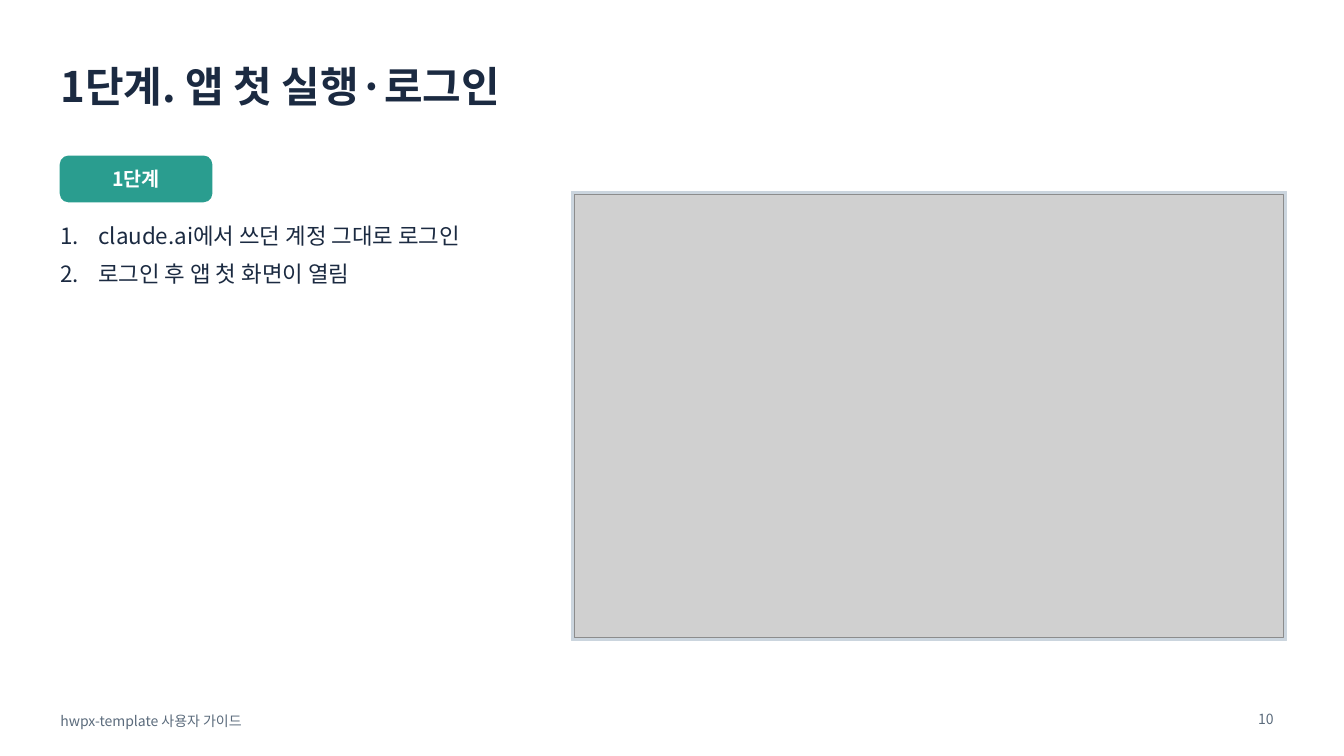
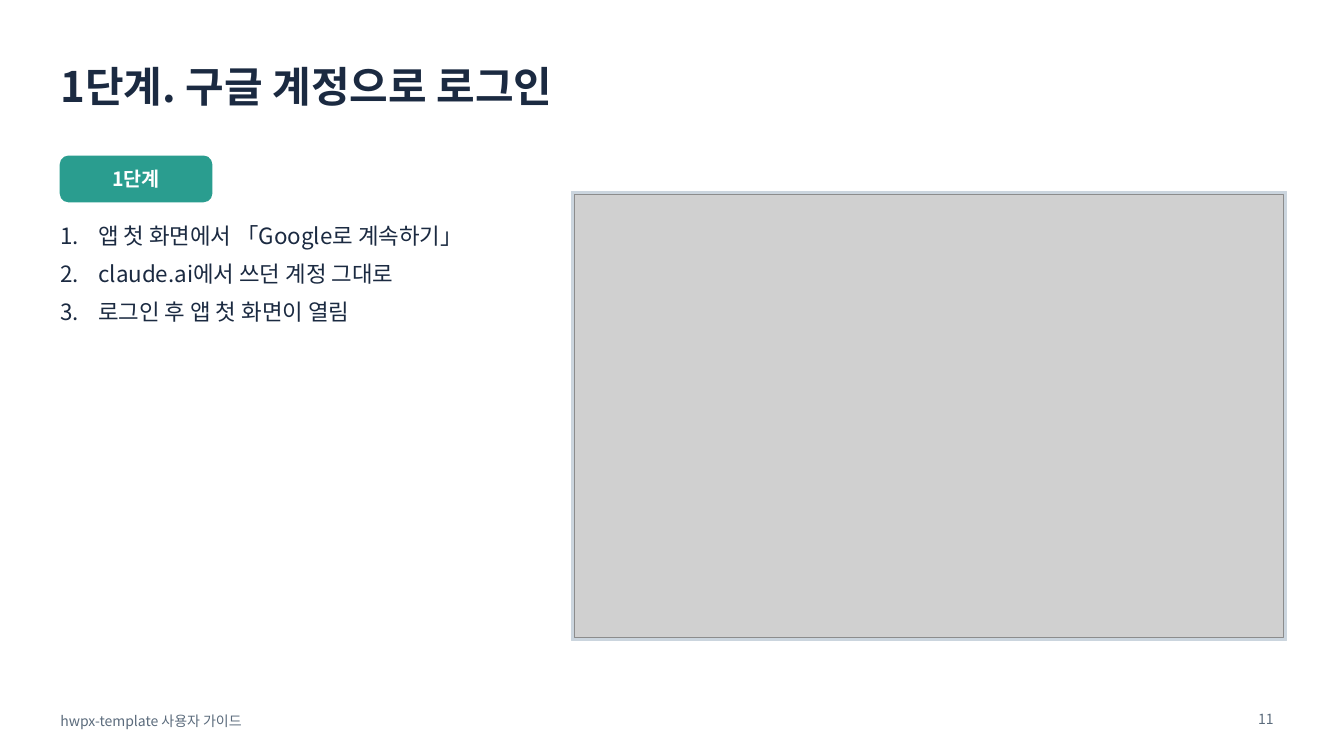
Before and after one commit to emilyJ7/hwpx-template-public, a slide deck: slide 11 of docs/사용자가이드.pptx (slide 10 before the commit). Drawn at 1344x756 pixels with LibreOffice and Linux fonts; fonts in the diff are those of the drawing; grey boxes stand for pictures. Boxes give left, top, right and bottom in pixels: in the first picture for what was removed or moved away, otherwise in the second. Text is boxed around its words. In the diff, an @@ line names an element or a change of style, - is before the commit and + after.

```diff
--- a/docs/사용자가이드.pptx
+++ b/docs/사용자가이드.pptx
@@ title at <box>60,66,552,106</box>: text changed @@
-1단계. 앱 첫 실행·로그인
+1단계. 구글 계정으로 로그인
@@ text at <box>98,225,463,284</box>: text changed @@
-1. claude.ai에서 쓰던 계정 그대로 로그인
+1. 앱 첫 화면에서 「Google로 계속하기」
+2. claude.ai에서 쓰던 계정 그대로
@@ page number at <box>1258,714,1274,724</box>: text changed @@
-10
+11
```
Also in this commit, not shown: 1 slide added, 9 other files.
